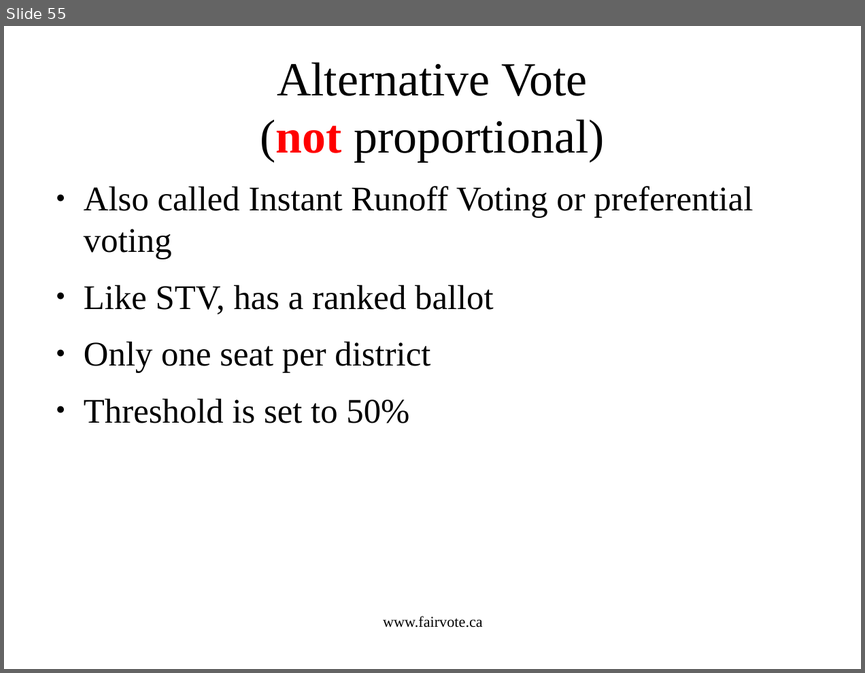
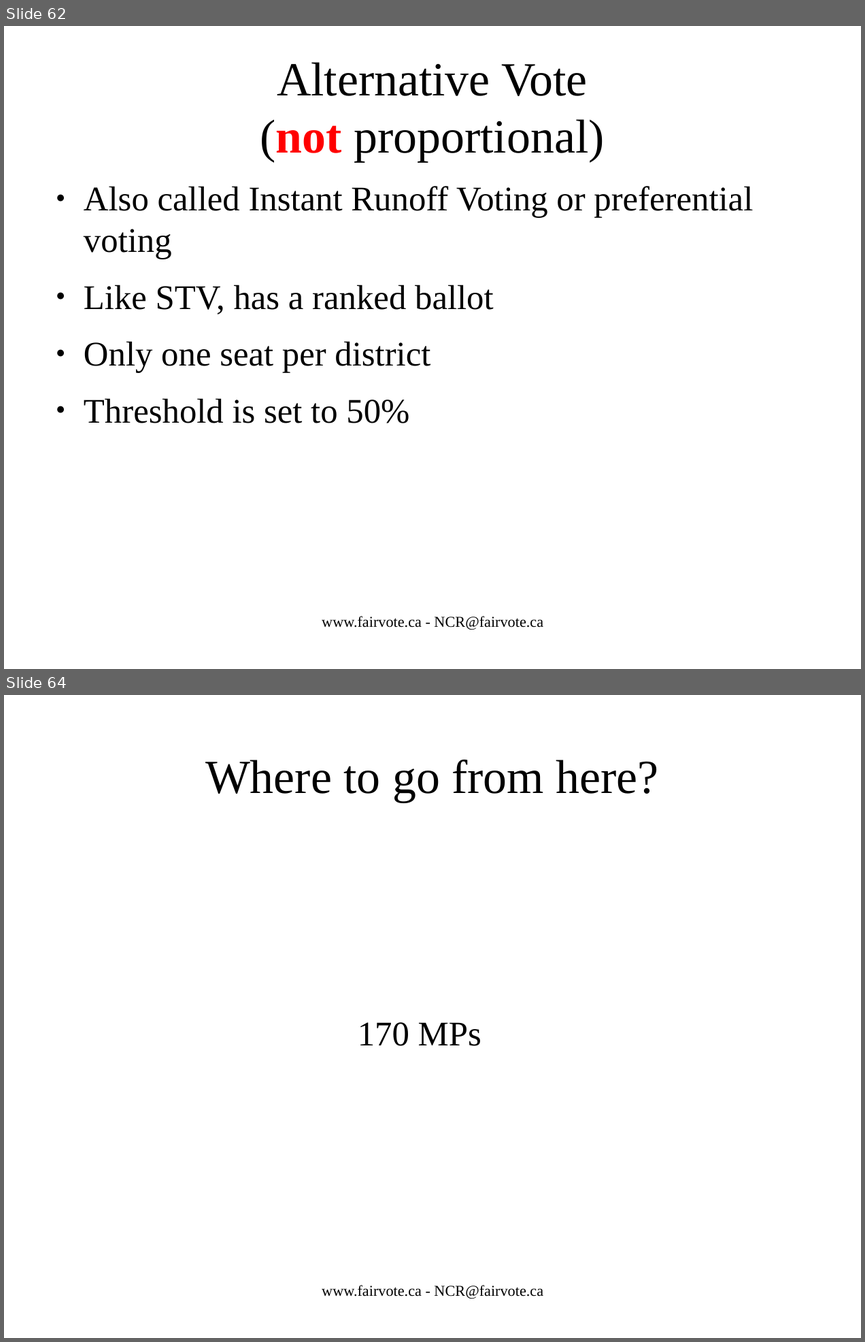
Before and after one commit to cyclingzealot/fvc_presentation, a slide deck: votingSystems.odp. Shown one above the other, each under a label of ours: slide 55 before the commit, slides 62 and 64 after it; the slides between them are not shown. The pictures are 865x673 and 865x1342 pixels, drawn with LibreOffice and Linux fonts; fonts in the diff are those of the drawing. Boxes give left, top, right and bottom in pixels: in the first picture for what was removed or moved away, otherwise in the second. Text is boxed around its words. In the diff, an @@ line names an element or a change of style, - is before the commit and + after.

```diff
--- a/votingSystems.odp
+++ b/votingSystems.odp
@@ slide 64 added at (x1=4, y1=695, x2=861, y2=1338), background #FFFFFF @@
@@ title added at (x1=205, y1=760, x2=659, y2=802), 44 pt, text #000000 @@
+Where to go from here?
@@ subtitle added at (x1=358, y1=1022, x2=481, y2=1046), 32 pt, text #000000 @@
+170 MPs
@@ text added at (x1=322, y1=1285, x2=543, y2=1299), 14 pt, text #000000 @@
+www.fairvote.ca - NCR@fairvote.ca
@@ what was slide 55 is now slide 62 @@
@@ slide 62 changed as well @@
@@ text at (x1=322, y1=616, x2=543, y2=630): text changed @@
-www.fairvote.ca
+www.fairvote.ca - NCR@fairvote.ca
```
Also in this commit, not shown: 56 other slides changed, 8 other slides added, 8 other files.
